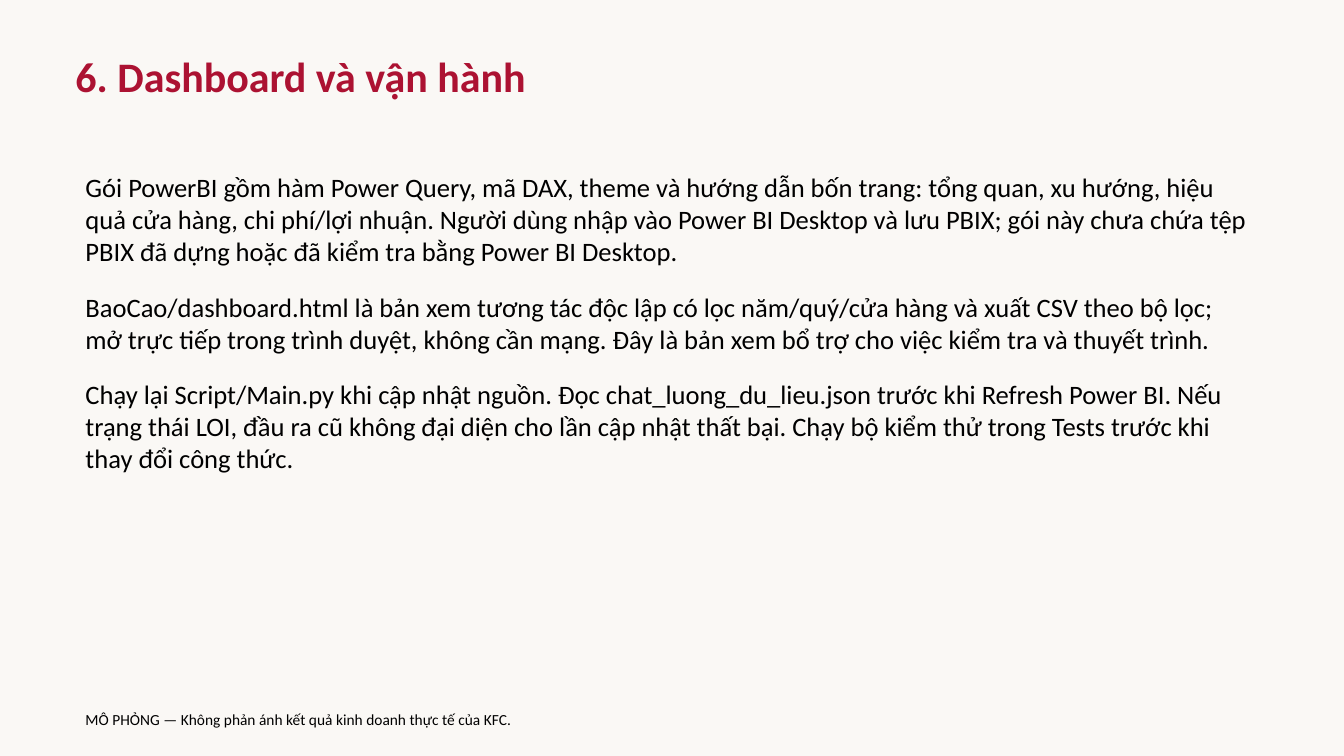
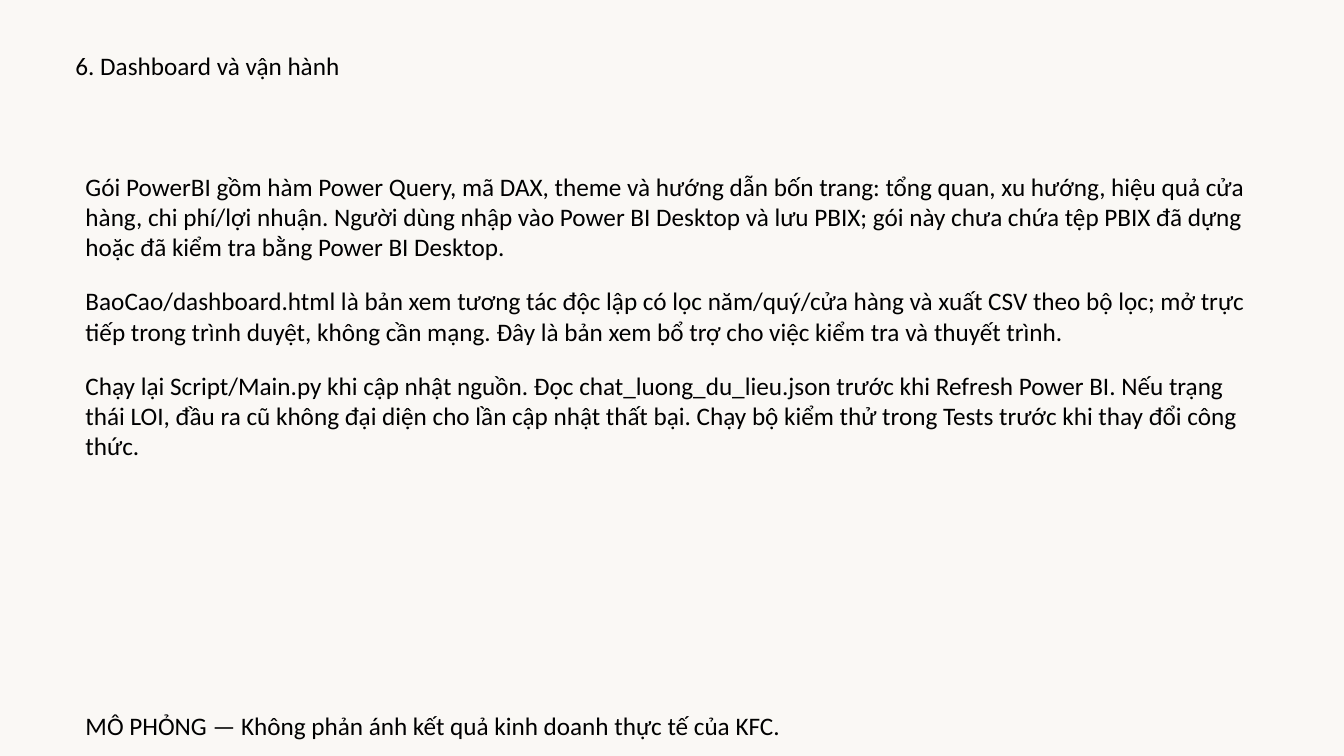
Before and after one commit to haonuongbo/Phan-tich-du-lieu-trong-moi-truong-doanh-nghiep, a slide deck: slide 6 of BaoCao/ThuyetTrinh.pptx. Drawn at 1344x756 pixels with LibreOffice and Linux fonts; fonts in the diff are those of the drawing. Boxes give left, top, right and bottom in pixels: in the first picture for what was removed or moved away, otherwise in the second. Text is boxed around its words. In the diff, an @@ line names an element or a change of style, - is before the commit and + after.

```diff
--- a/BaoCao/ThuyetTrinh.pptx
+++ b/BaoCao/ThuyetTrinh.pptx
@@ text "6. Dashboard và vận hành" at bbox=[75, 57, 340, 80]: size 30 to 18 pt, text colour #AC1232 to #000000, bold off @@
@@ text "Gói PowerBI gồm hàm Power ..." at bbox=[85, 175, 1244, 456]: size 19 to 18 pt @@
@@ text "MÔ PHỎNG — Không phản ..." at bbox=[85, 715, 780, 740]: size 11 to 18 pt @@
```
Also in this commit, not shown: 6 other slides changed, 51 other files.
